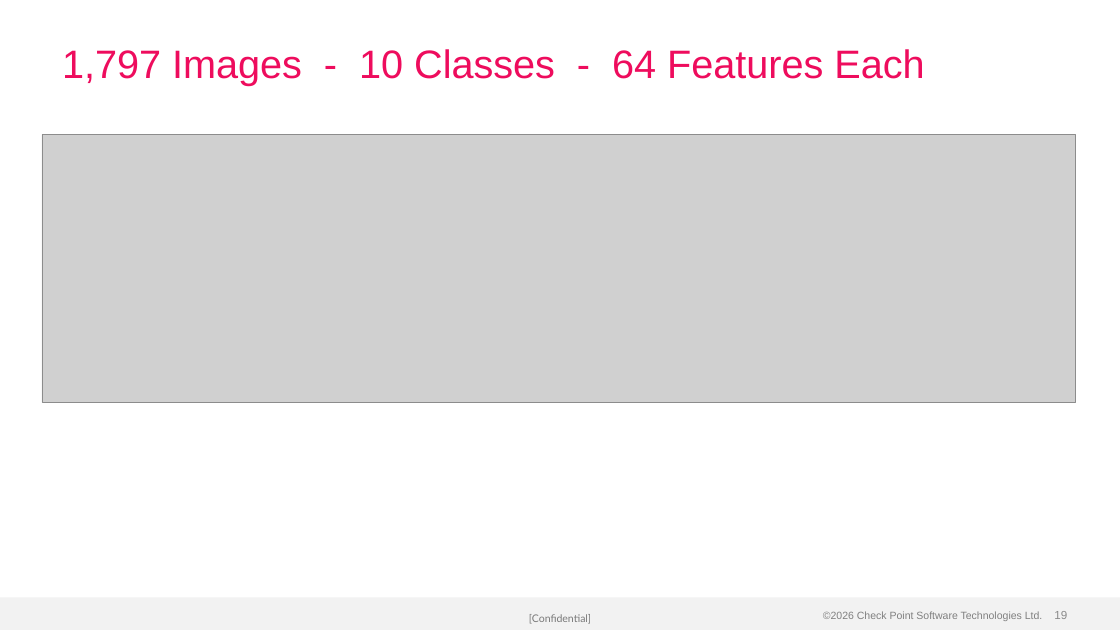
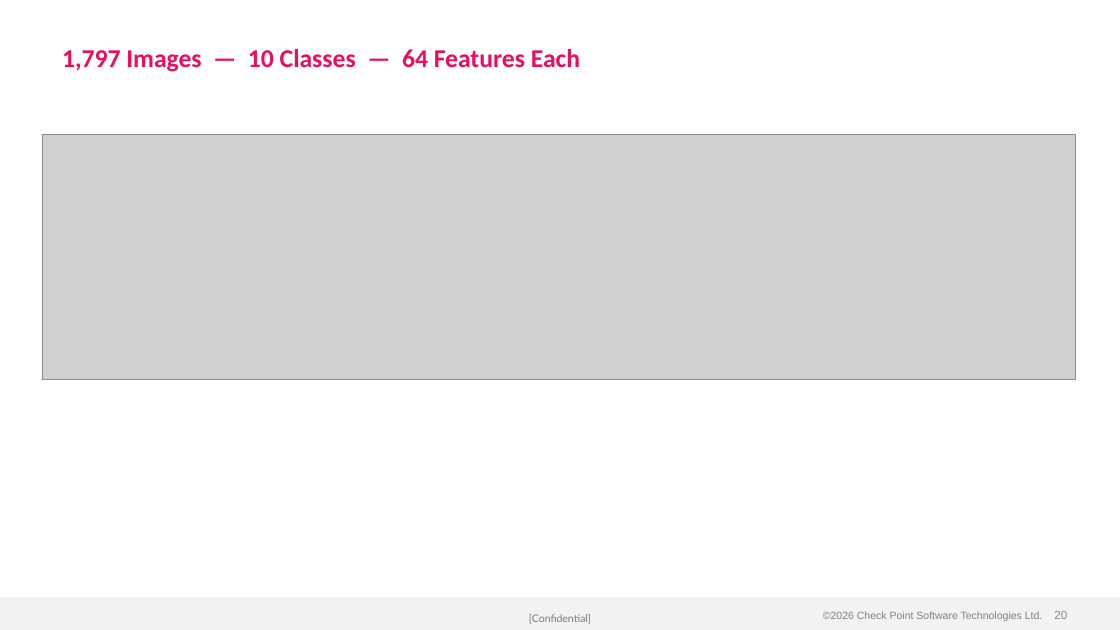
Before and after one commit to alshawwaf/ai-basic-training, a slide deck: slide 20 of stage1_classic_ml/01_what_is_ml/Lecture-1-What-is-ML.pptx (slide 19 before the commit). Drawn at 1120x630 pixels with LibreOffice and Linux fonts; fonts in the diff are those of the drawing; grey boxes stand for pictures; background and template pictures are left out. Boxes give left, top, right and bottom in pixels: in the first picture for what was removed or moved away, otherwise in the second. Text is boxed around its words. In the diff, an @@ line names an element or a change of style, - is before the commit and + after.

Commit message:
Apply Calibri font and bold headers to all 17 lectures; improve Lecture 1
- All lectures: switched every text run to Calibri, made slide titles bold
- Lecture 1: rebuilt with 29 slides (was 28), 14 images (was 13)
  - Added new Real-World Example slide (phishing URL detection pipeline)
  - Improved vocabulary slide with bold term/definition formatting
  - Better bullet hierarchy with colour-coded categories
  - All matplotlib charts regenerated with Calibri labels

```diff
--- a/stage1_classic_ml/01_what_is_ml/Lecture-1-What-is-ML.pptx
+++ b/stage1_classic_ml/01_what_is_ml/Lecture-1-What-is-ML.pptx
@@ title at (62, 49, 580, 72): text changed; size 34 to 22 pt; font Arial to Calibri; bold on @@
-1,797 Images - 10 Classes - 64 Features Each
+1,797 Images — 10 Classes — 64 Features Each
@@ picture: place and size @@
-picture at (42, 134, 1075, 402)
+picture at (42, 134, 1075, 380)
@@ page number at (1054, 611, 1067, 619): text changed @@
-19
+20
```
Also in this commit, not shown: 27 other slides changed, 1 slide added, 16 other files.
